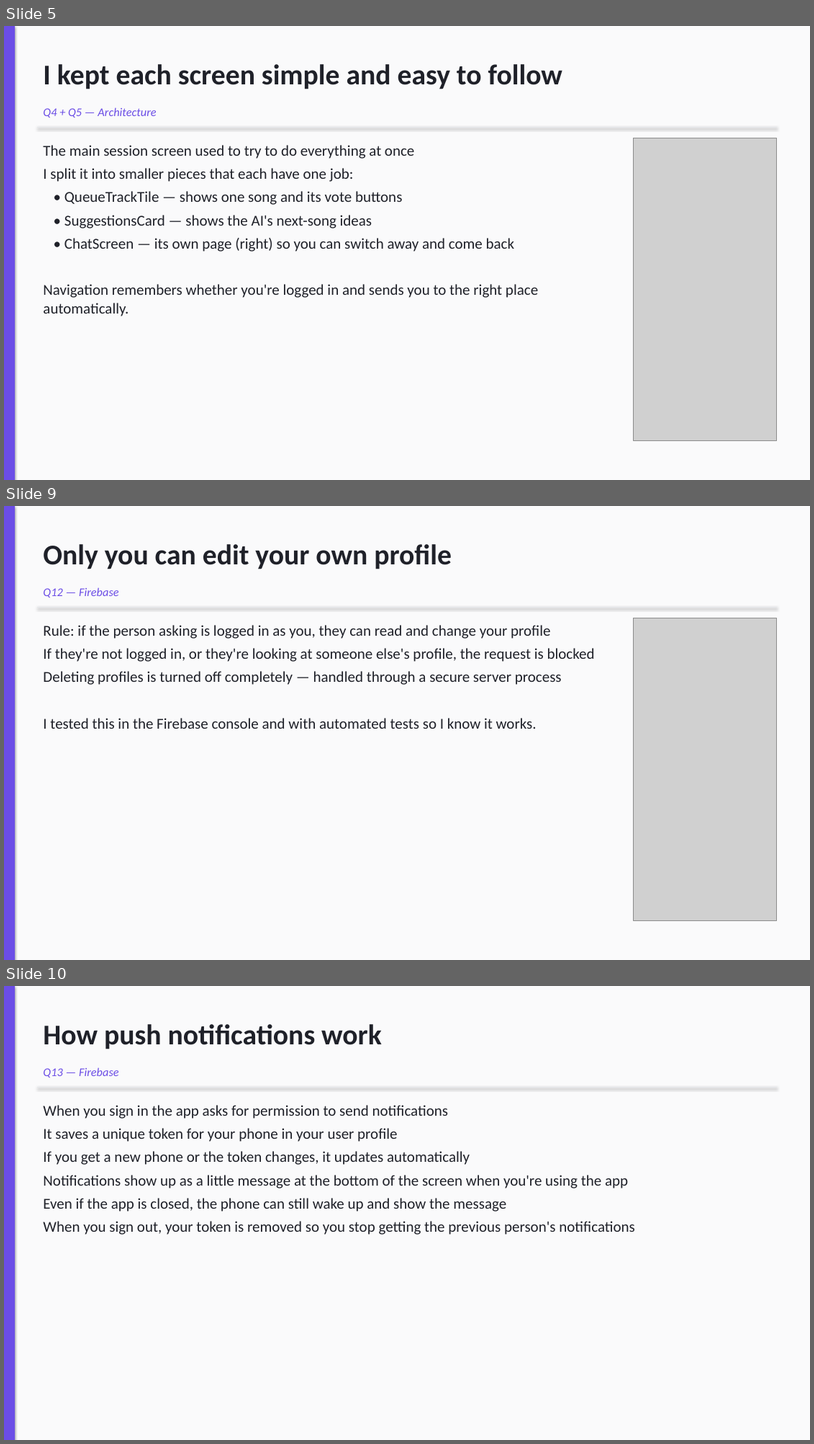
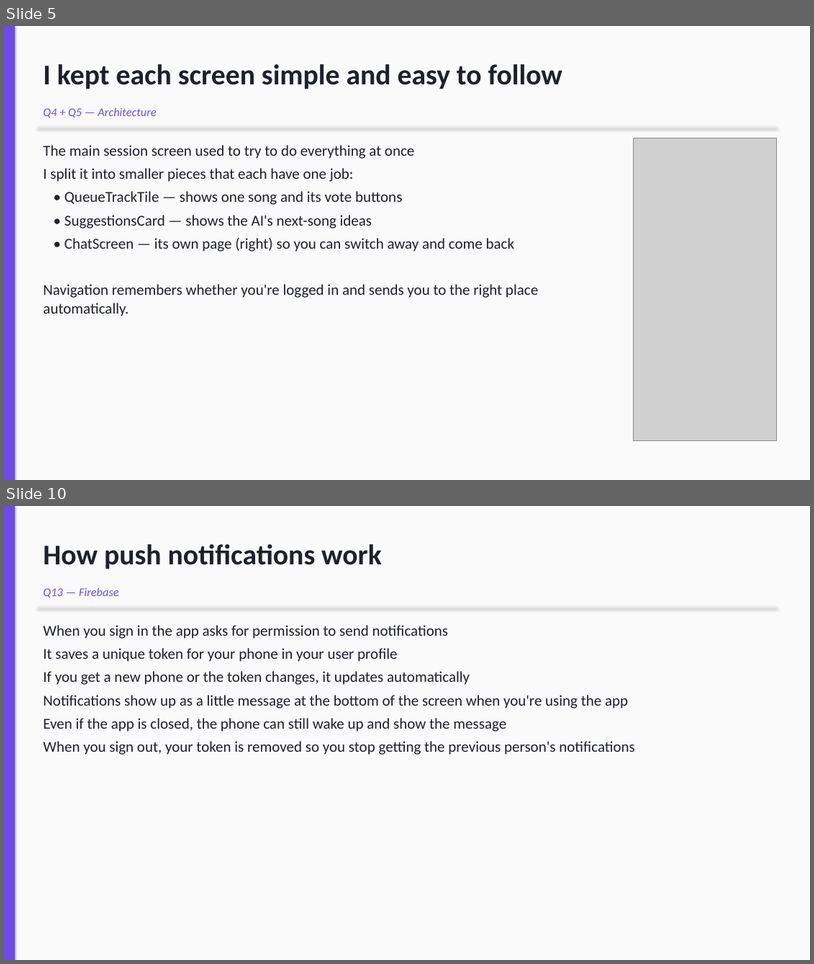
Before and after one commit to Tmaku18/vibzcheck-project2, a slide deck: submission/Vibzcheck_Presentation.pptx. Shown one above the other, each under a label of ours: slides 5, 9 and 10 before the commit, slides 5 and 10 after it; the slides between them are not shown. The pictures are 814x1444 and 814x964 pixels, drawn with LibreOffice and Linux fonts; fonts in the diff are those of the drawing; grey boxes stand for pictures. Boxes give left, top, right and bottom in pixels: in the first picture for what was removed or moved away, otherwise in the second. Text is boxed around its words. In the diff, an @@ line names an element or a change of style, - is before the commit and + after.

```diff
--- a/submission/Vibzcheck_Presentation.pptx
+++ b/submission/Vibzcheck_Presentation.pptx
@@ slide 9 removed at [4,506,810,960], background #FFFFFF @@
@@ rectangle removed at [4,506,810,960] @@
@@ rectangle removed at [4,506,15,960] @@
@@ text removed at [43,544,452,569] @@
-Only you can edit your own profile
@@ text removed at [43,587,119,597] @@
-Q12 — Firebase
@@ line removed from (37, 607) to (777, 607) @@
@@ text removed at [43,625,595,728] @@
-Rule: if the person asking is logged in as you, they can read and change your profile
-If they're not logged in, or they're looking at someone else's profile, the request is blocked
-Deleting profiles is turned off completely — handled through a secure server process
-I tested this in the Firebase console and with automated tests so I know it works.
@@ picture removed at [634,618,777,921] @@
```
Also in this commit, not shown: 7 slides changed, 1 slide added, 1 other file.
